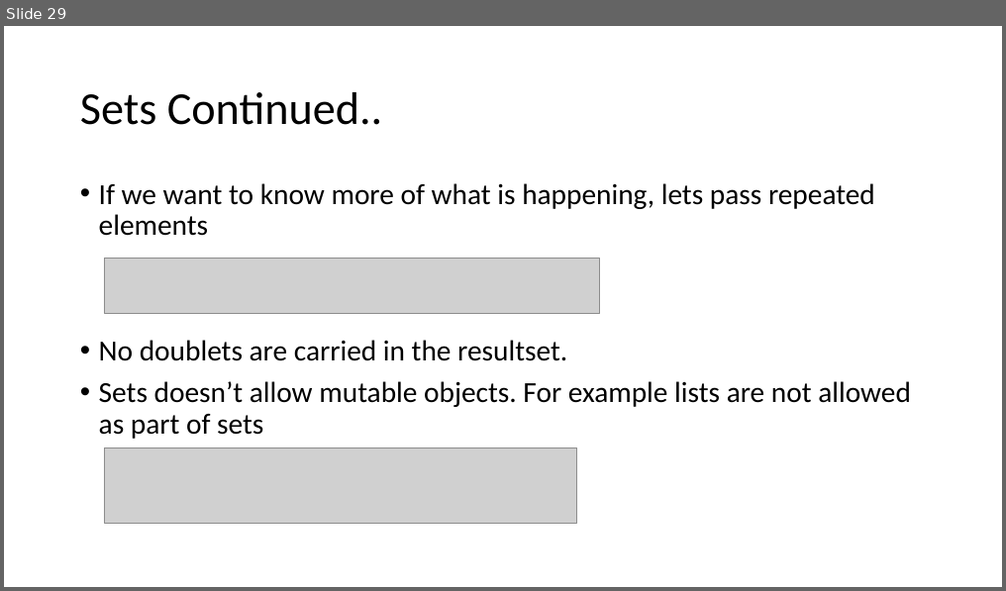
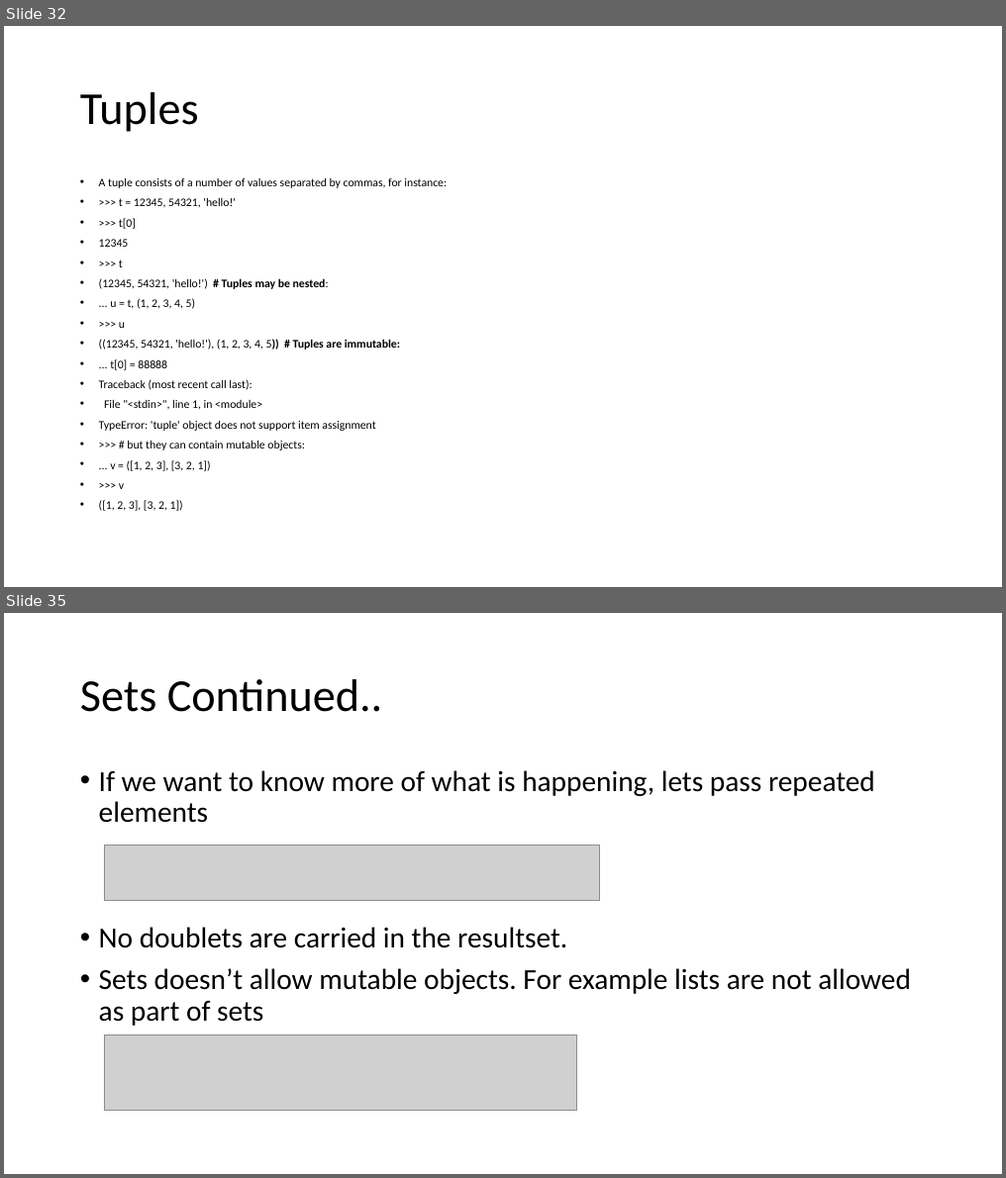
Before and after one commit to harry1180/python_basics, a slide deck: Introduction to Python.pptx. Shown one above the other, each under a label of ours: slide 29 before the commit, slides 32 and 35 after it; the slides between them are not shown. The pictures are 1006x591 and 1006x1178 pixels, drawn with LibreOffice and Linux fonts; fonts in the diff are those of the drawing; grey boxes stand for pictures. Boxes give left, top, right and bottom in pixels: in the first picture for what was removed or moved away, otherwise in the second. Text is boxed around its words. In the diff, an @@ line names an element or a change of style, - is before the commit and + after.

```diff
--- a/Introduction to Python.pptx
+++ b/Introduction to Python.pptx
@@ slide 32 added at (4, 26, 1002, 587), background #FFFFFF @@
@@ title added at (80, 92, 199, 132), 44 pt, text #000000 @@
+Tuples
@@ text added at (99, 178, 447, 511), 11.2 pt, text #000000 @@
+• A tuple consists of a number of values separated by commas, for instance:
+• >>> t = 12345, 54321, 'hello!'
+• >>> t[0]
+• 12345
+• >>> t
+• (12345, 54321, 'hello!') # Tuples may be nested:
+• ... u = t, (1, 2, 3, 4, 5)
+• >>> u
+• ((12345, 54321, 'hello!'), (1, 2, 3, 4, 5)) # Tuples are immutable:
+• ... t[0] = 88888
+• Traceback (most recent call last):
+• File "<stdin>", line 1, in <module>
+• TypeError: 'tuple' object does not support item assignment
+• >>> # but they can contain mutable objects:
+• ... v = ([1, 2, 3], [3, 2, 1])
+• >>> v
+• ([1, 2, 3], [3, 2, 1])
@@ what was slide 29 is now slide 35 @@
```
Also in this commit, not shown: 1 slide changed, 7 other slides added, 1 other file.
